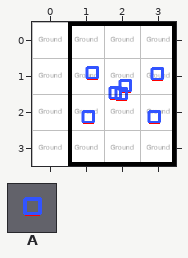
Tiled map: CassiopeeUnity/Assets/Worlds/Cassiopee/Data/Level2Room4.tmx. The first picture shows the starting point.
Cells are 50x50 px. Shown: x 0..3, y 0..3.
Key: from "Deco": A 6 "object".
Objects are placed by their top-left corner, in cells (3,4 is the top-left corner of cell 3,4); size is 1x1 cell unless given.
Layers that did not change in this view are not listed.
Objects on layer "Floor 0/Objects" before:
A "chaise" at 1.2,1
A "chaise" at 3,1
A "Ordi" at 2.1,1.3
A "Walkman" at 1.8,1.5
A "TableDeReu" at 2,1.5
A "chaise" at 2.9,2.2
A "chaise" at 1.1,2.2
Once edited:
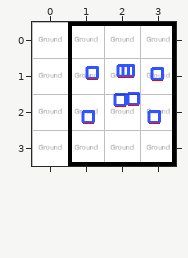
Diff:
{"where": "layer \"Floor 0/Objects\""}
{"was": "A \"Walkman\" at 1.8,1.5", "now": "A \"Walkman\" at 2,0.9"}
{"was": "A \"Ordi\" at 2.1,1.3", "now": "A \"Ordi\" at 2.3,1.7"}
{"now": "A \"Mug\" at 2.2,0.9"}
{"label":"changed","picture_box":[108,64,140,107]}
